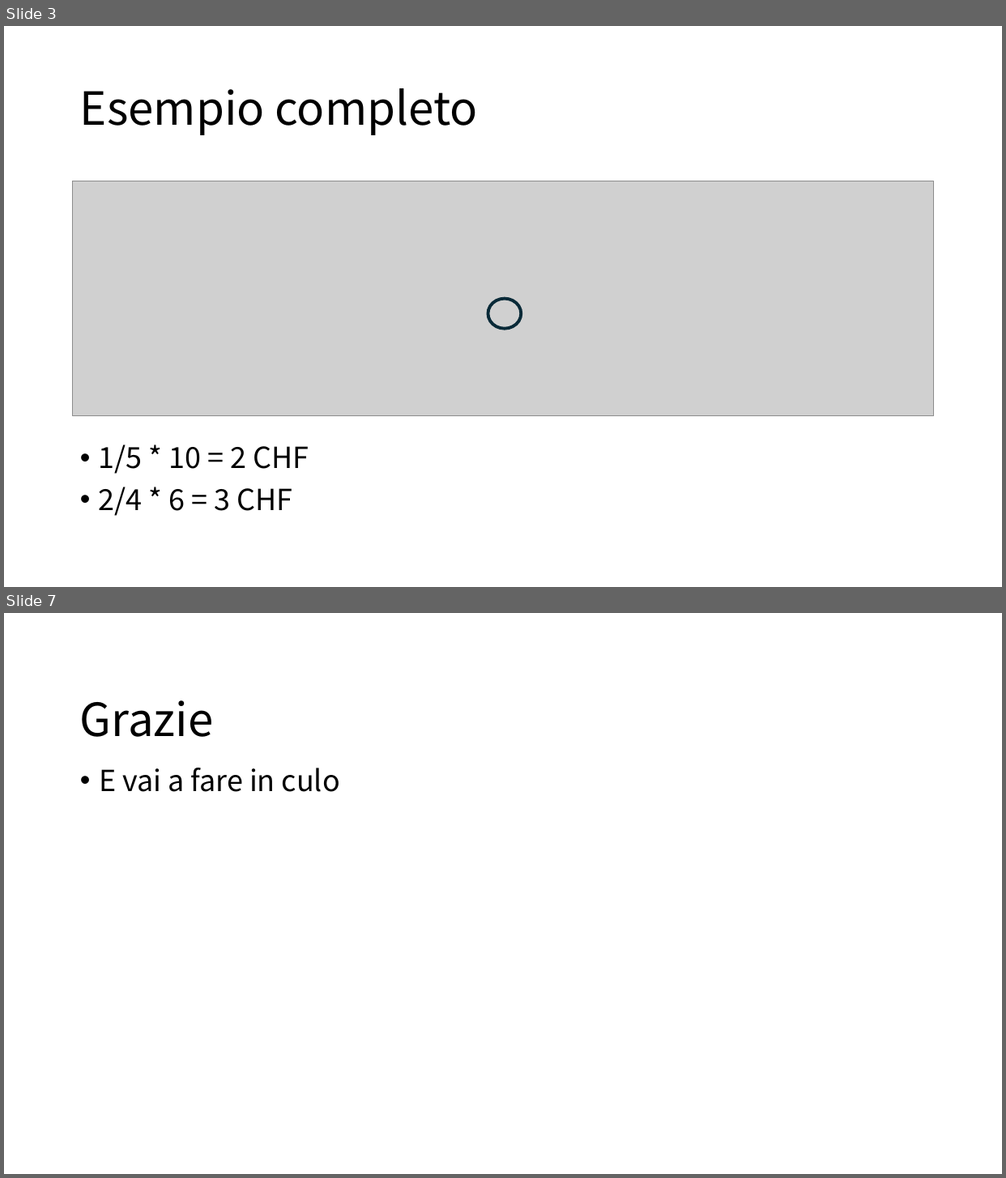
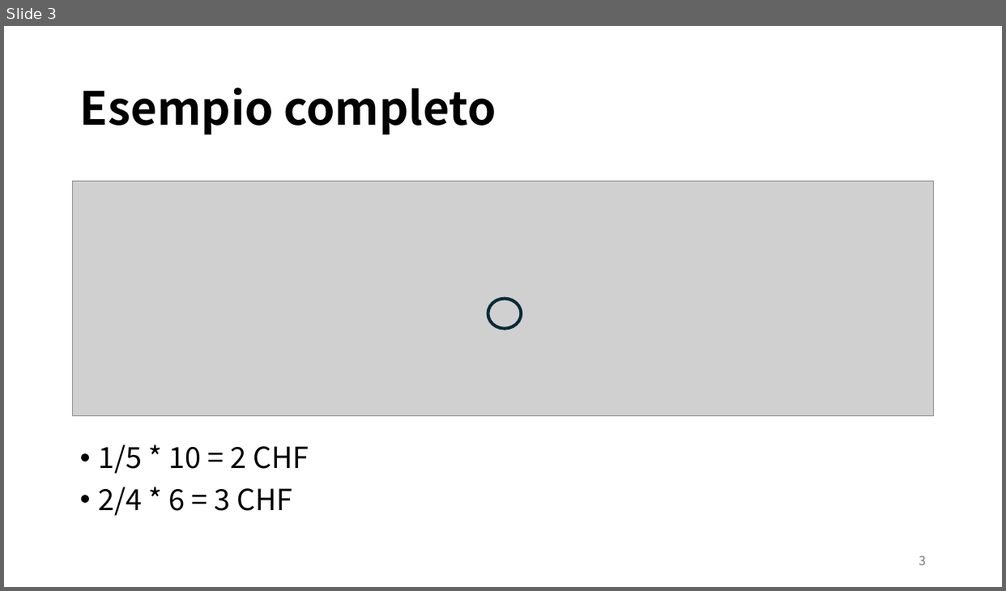
Before and after one commit to MicheaColautti/FigurePanini, a slide deck: src/Presentation/ProgettoAlgovitmi.pptx. Shown one above the other, each under a label of ours: slides 3 and 7 before the commit, slide 3 after it; the slides between them are not shown. The pictures are 1006x1178 and 1006x591 pixels, drawn with LibreOffice and Linux fonts; fonts in the diff are those of the drawing; grey boxes stand for pictures. Boxes give left, top, right and bottom in pixels: in the first picture for what was removed or moved away, otherwise in the second. Text is boxed around its words. In the diff, an @@ line names an element or a change of style, - is before the commit and + after.

```diff
--- a/src/Presentation/ProgettoAlgovitmi.pptx
+++ b/src/Presentation/ProgettoAlgovitmi.pptx
@@ slide 7 removed at (x1=4, y1=613, x2=1002, y2=1174), background #FFFFFF @@
@@ title removed at (x1=80, y1=700, x2=214, y2=737) @@
-Grazie
@@ text removed at (x1=99, y1=768, x2=340, y2=792) @@
-• E vai a fare in culo
@@ slide 3 changed as well @@
@@ title "Esempio completo" at (x1=80, y1=88, x2=496, y2=135): bold on @@
@@ page number added at (x1=918, y1=556, x2=926, y2=565), 12 pt, text #797979 @@
+3
```
Also in this commit, not shown: 4 other slides changed, 2 slides added, 1 other slide removed.
